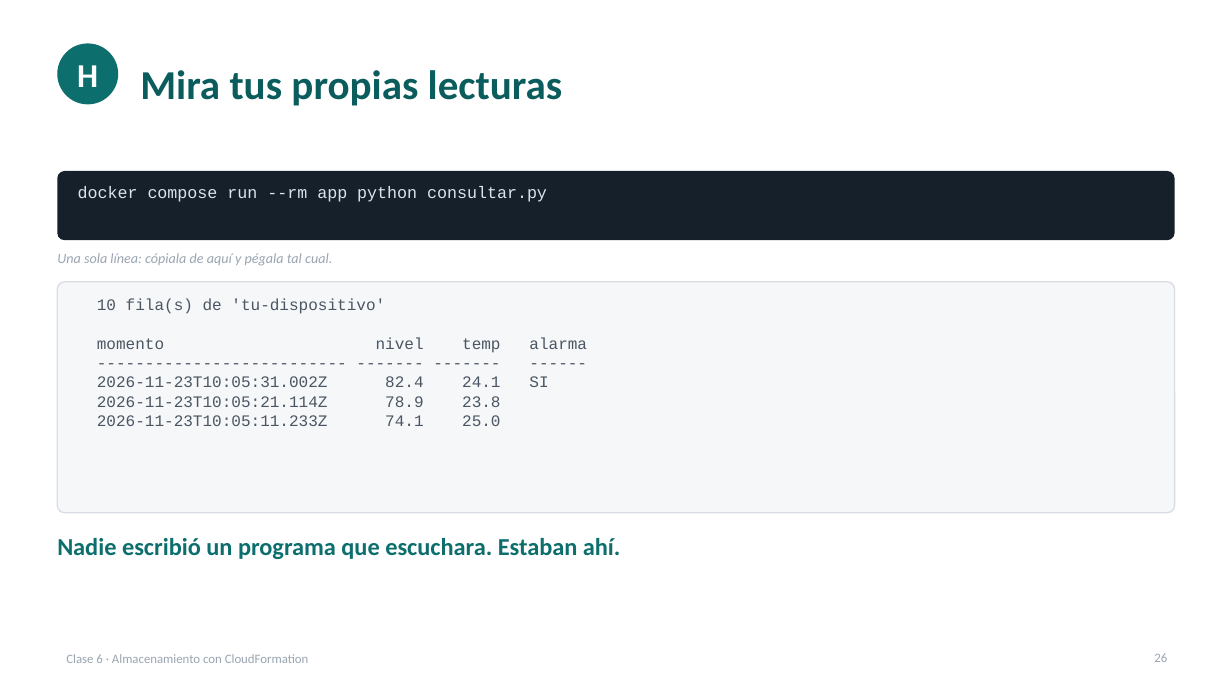
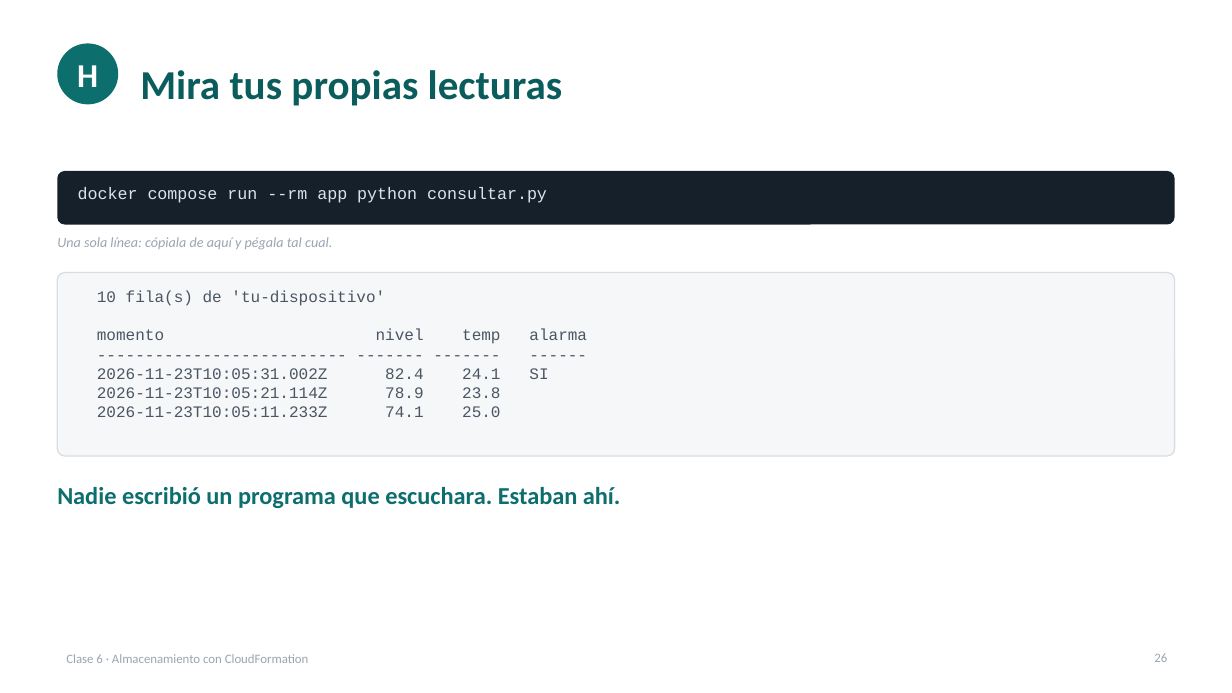
Before and after one commit to cesaraul/IOT_DEVELOPER_AWS, a slide deck: slide 26 of docs/clases/clase-06-almacenamiento-y-cloudformation.pptx. Drawn at 1232x693 pixels with LibreOffice and Linux fonts; fonts in the diff are those of the drawing. Boxes give left, top, right and bottom in pixels: in the first picture for what was removed or moved away, otherwise in the second. Text is boxed around its words. In the diff, an @@ line names an element or a change of style, - is before the commit and + after.

```diff
--- a/docs/clases/clase-06-almacenamiento-y-cloudformation.pptx
+++ b/docs/clases/clase-06-almacenamiento-y-cloudformation.pptx
@@ rounded rectangle: place and size @@
-rounded rectangle at box(57, 171, 1175, 240)
+rounded rectangle at box(57, 171, 1175, 225)
@@ rounded rectangle at box(57, 171, 1175, 225): proportions changed @@
@@ text "Una sola línea: cópiala de ...": place and size @@
-text "Una sola línea: cópiala de ..." at box(57, 253, 332, 265)
+text "Una sola línea: cópiala de ..." at box(57, 237, 332, 249)
@@ rounded rectangle at box(57, 273, 1175, 457): proportions changed @@
@@ rounded rectangle: place and size @@
-rounded rectangle at box(57, 282, 1175, 513)
+rounded rectangle at box(57, 273, 1175, 457)
@@ text "10 fila(s) de 'tu-dispositivo'": place and size @@
-text "10 fila(s) de 'tu-dispositivo'" at box(97, 298, 500, 426)
+text "10 fila(s) de 'tu-dispositivo'" at box(97, 290, 500, 417)
@@ text "Nadie escribió un programa que ...": place and size @@
-text "Nadie escribió un programa que ..." at box(57, 538, 621, 559)
+text "Nadie escribió un programa que ..." at box(57, 487, 621, 508)
```
Also in this commit, not shown: 10 other slides changed, 1 other file.
